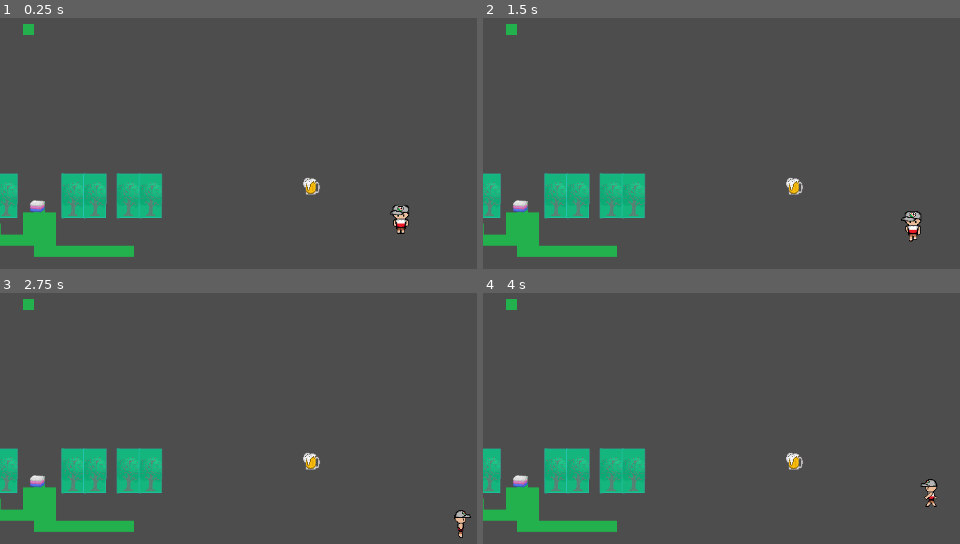
Above: before the commit, frames 1-4 (two rows, left to right).
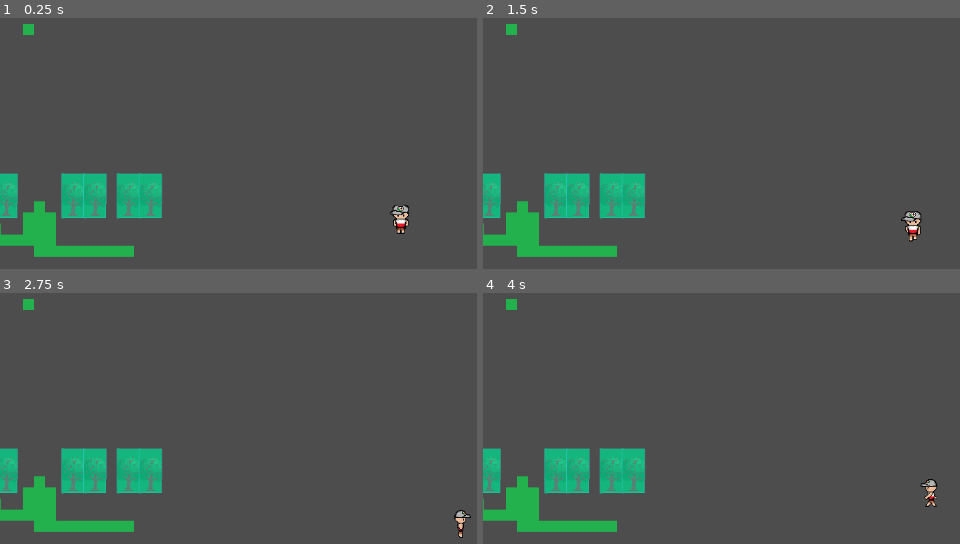
Above: after the commit, the same moments.

Repository: Orozon64/The-Sauna-Pact
Game: Godot game, scene res://scenes/polish_map.tscn
The game is run twice, just before and just after one commit, with the same random seed, the same clock (stepped at 60 frames per second) and the same inputs. This scene is started directly instead of the project's main scene.
Inputs:
- Up to frame 1 (0.25 s): no input
- Up to frame 2 (1.5 s): tap Enter (advance_dialogue) at 0.5, 1.35 s; hold D (move_right) 0.53-1.28 s; hold E (pick_up) 0.53-1.28 s; hold S (move_down) from 1.28 s (still down)
- Up to frame 3 (2.75 s): tap E (pick_up) at 1.55 s; release S (move_down) at 2.03 s; hold D (move_right) from 2.03 s (still down); hold E (pick_up) from 2.03 s (still down)
- Up to frame 4 (4 s): release D (move_right) at 2.78 s; release E (pick_up) at 2.78 s; hold W (move_up) 2.78-3.53 s; tap E (pick_up) at 2.85 s; hold A (move_left) from 3.53 s (still down); hold E (pick_up) from 3.53 s (still down); tap Enter (advance_dialogue) at 3.6 s

The runs differ from the first frame. In frame 1, 0.3% of the frame differs, in the area x 6-68%, y 63-78%; in frame 2, 0.3%; in frame 3, 0.3%; in frame 4, 0.3%.

Commit message:
improvements to save system

Diff:
--- a/save.json
+++ /dev/null
@@ -1,10 +0,0 @@
-{
-    "Finn":{
-        "Location":"(0,0)",
-        "Inventory":""
-    },
-    "Pole":{
-        "Location":"(0,0)",
-        "Inventory":""
-    }
-}
--- a/scenes/finnish_map.tscn
+++ b/scenes/finnish_map.tscn
@@ -5,6 +5,8 @@
 [ext_resource type="PackedScene" uid="uid://caurp0axx2i5p" path="res://scenes/wood.tscn" id="2_avsef"]
 [ext_resource type="Script" uid="uid://miaagsuefkm0" path="res://scripts/collectible.gd" id="3_f626w"]
 [ext_resource type="Texture2D" uid="uid://bl8sf0rgv7wxc" path="res://images/placeholders/tilemap_placeholder.png" id="5_innq6"]
+[ext_resource type="PackedScene" uid="uid://dsb1n48yjysol" path="res://scenes/stones.tscn" id="6_et5ik"]
+[ext_resource type="PackedScene" uid="uid://dlah7vce3xvpw" path="res://scenes/furnace.tscn" id="7_u3hsj"]
 
 [sub_resource type="TileSetAtlasSource" id="TileSetAtlasSource_et5ik"]
 texture = ExtResource("5_innq6")
@@ -32,5 +34,13 @@
 tile_map_data = PackedByteArray("AAAOAA8AAAAnABIAAAASABMAAAAnABIAAAAYABMAAAAnABIAAAASABcAAAAnABIAAAAYABcAAAAjABIAAAAYAA8AAAAjABIAAAASAA8AAAAjABIAAAAUAA8AAAAjABIAAAAWAA8AAAAjABIAAAA=")
 tile_set = SubResource("TileSet_u3hsj")
 
-[node name="PlayerCharacter" parent="." unique_id=486509689 instance=ExtResource("1_sn4dv")]
+[node name="FinnCharacter" parent="." unique_id=486509689 instance=ExtResource("1_sn4dv")]
 motion_mode = 1
+
+[node name="StonesArea" parent="." unique_id=1981020031 instance=ExtResource("6_et5ik")]
+position = Vector2(333, 186)
+script = ExtResource("3_f626w")
+
+[node name="FurnaceArea" parent="." unique_id=1491667833 instance=ExtResource("7_u3hsj")]
+position = Vector2(203, 249)
+script = ExtResource("3_f626w")
--- /dev/null
+++ b/scenes/furnace.tscn
@@ -0,0 +1,15 @@
+[gd_scene format=3 uid="uid://dlah7vce3xvpw"]
+
+[ext_resource type="Texture2D" uid="uid://3fp8uwb2s8pl" path="res://images/sprites/furnaceEmpty.png" id="1_0y7ne"]
+
+[sub_resource type="RectangleShape2D" id="RectangleShape2D_61l8k"]
+size = Vector2(25, 62)
+
+[node name="Area2D" type="Area2D" unique_id=1491667833]
+
+[node name="Sprite2D" type="Sprite2D" parent="." unique_id=1395003099]
+texture = ExtResource("1_0y7ne")
+
+[node name="CollisionShape2D" type="CollisionShape2D" parent="." unique_id=1757216129]
+position = Vector2(-0.5, 0)
+shape = SubResource("RectangleShape2D_61l8k")
--- a/scenes/polish_map.tscn
+++ b/scenes/polish_map.tscn
@@ -39,4 +39,4 @@
 position = Vector2(449, 270)
 script = ExtResource("4_7velx")
 
-[node name="PlayerCharacter" parent="." unique_id=68490889 instance=ExtResource("2_g2vl7")]
+[node name="PoleCharacter" parent="." unique_id=68490889 instance=ExtResource("2_g2vl7")]
--- a/scripts/collectible.gd
+++ b/scripts/collectible.gd
@@ -5,13 +5,14 @@
 var can_be_picked_up = false
 # Called when the node enters the scene tree for the first time.
 func _ready() -> void:
-
+	hide()
+	$CollisionShape2D.disabled = true
 	body_entered.connect(_on_player_entered_area)
 	body_exited.connect(_on_player_exited_area)
 
 # Called every frame. 'delta' is the elapsed time since the previous frame.
 func _process(delta: float) -> void:
-	if Input.is_action_pressed("pick_up") and can_be_picked_up:
+	if Input.is_action_just_pressed("pick_up") and can_be_picked_up:
 		hide()
 		$CollisionShape2D.set_deferred("disabled", true)
 		picked_up.emit(name)
--- a/scripts/main_menu.gd
+++ b/scripts/main_menu.gd
@@ -8,6 +8,22 @@
 	$ReturnButton.button_down.connect(_return_to_menu)
 
 func _start_game():
+	var initial_position = get_viewport_rect().get_center()
+	var initial_data = {
+		"Finn":
+			{
+				"position":initial_position,
+				"inventory":[]
+			},
+		"Pole":
+			{
+				"position":initial_position,
+				"inventory":[]
+			}
+	}
+	var file = FileAccess.open("res://save_game.data", FileAccess.WRITE)
+	file.store_var(initial_data)
+	file.close()
 	get_tree().change_scene_to_file("res://scenes/finnish_map.tscn")
 
 func _show_credits():
--- a/scripts/player.gd
+++ b/scripts/player.gd
@@ -5,14 +5,22 @@
 
 var screen_size
 var last_played_anim #the last walking animation played - this is used to play the right idle animation once the player stops moving
-
-
+var complete_save_data #the save data for both characters
+var character_name
 
 var touched_item_name = "" #the name of the collectible that the player is nearby
 # Called when the node enters the scene tree for the first time.
 func _ready() -> void:
+	character_name = name.replace("Character", "")
+
+	var loaded_file = FileAccess.open("res://save_game.data", FileAccess.READ)
+	complete_save_data = loaded_file.get_var()
+	var current_character_save_data = complete_save_data.get(character_name)
+	print(current_character_save_data)
+	position = current_character_save_data.get("position")
+	inventory = current_character_save_data.get("inventory")
+
 	screen_size = get_viewport_rect().size
-	position = get_viewport_rect().get_center()
 
 # Called every frame. 'delta' is the elapsed time since the previous frame.
 func _process(delta: float) -> void:
@@ -53,8 +61,15 @@
 	print(touched_item_name + " found!")
 	inventory.push_back(touched_item_name)
 	#after finding the item, switch players
-	print(JSON.stringify(position))
-	print(JSON.stringify(inventory))
+
+	var current_scene_save_data = {"position":position, "inventory":inventory}
+	complete_save_data.set(character_name, current_scene_save_data)
+
+
+	var file = FileAccess.open("res://save_game.data", FileAccess.WRITE)
+	file.store_var(complete_save_data)
+	file.close()
+
 	if get_parent().name == "FinnishRootNode":
 		get_tree().change_scene_to_file("res://scenes/polish_map.tscn")
 	else:
--- a/scripts/signal_manager.gd
+++ b/scripts/signal_manager.gd
@@ -1,14 +1,19 @@
 extends Node2D
 
+var items_for_current_player = []
 
 # Called when the node enters the scene tree for the first time.
 func _ready() -> void:
-	var player = $PlayerCharacter
+
 	match name:
 		"FinnishRootNode":
+			items_for_current_player = ["Wood", "Furnace", "Stones"]
+			var player = $FinnCharacter
 			var wood = $WoodArea
 			wood.picked_up.connect(player._on_item_picked_up)
 		"PolishRootNode":
+			items_for_current_player = ["Towel", "Oil", "Lavender", "Beer"]
+			var player = $PoleCharacter
 			var beer = $BeerArea
 			beer.picked_up.connect(player._on_item_picked_up)
 			var towel = $TowelArea
Not shown, added: images/sprites/Money.png.import
Not shown, added: save_game.data
